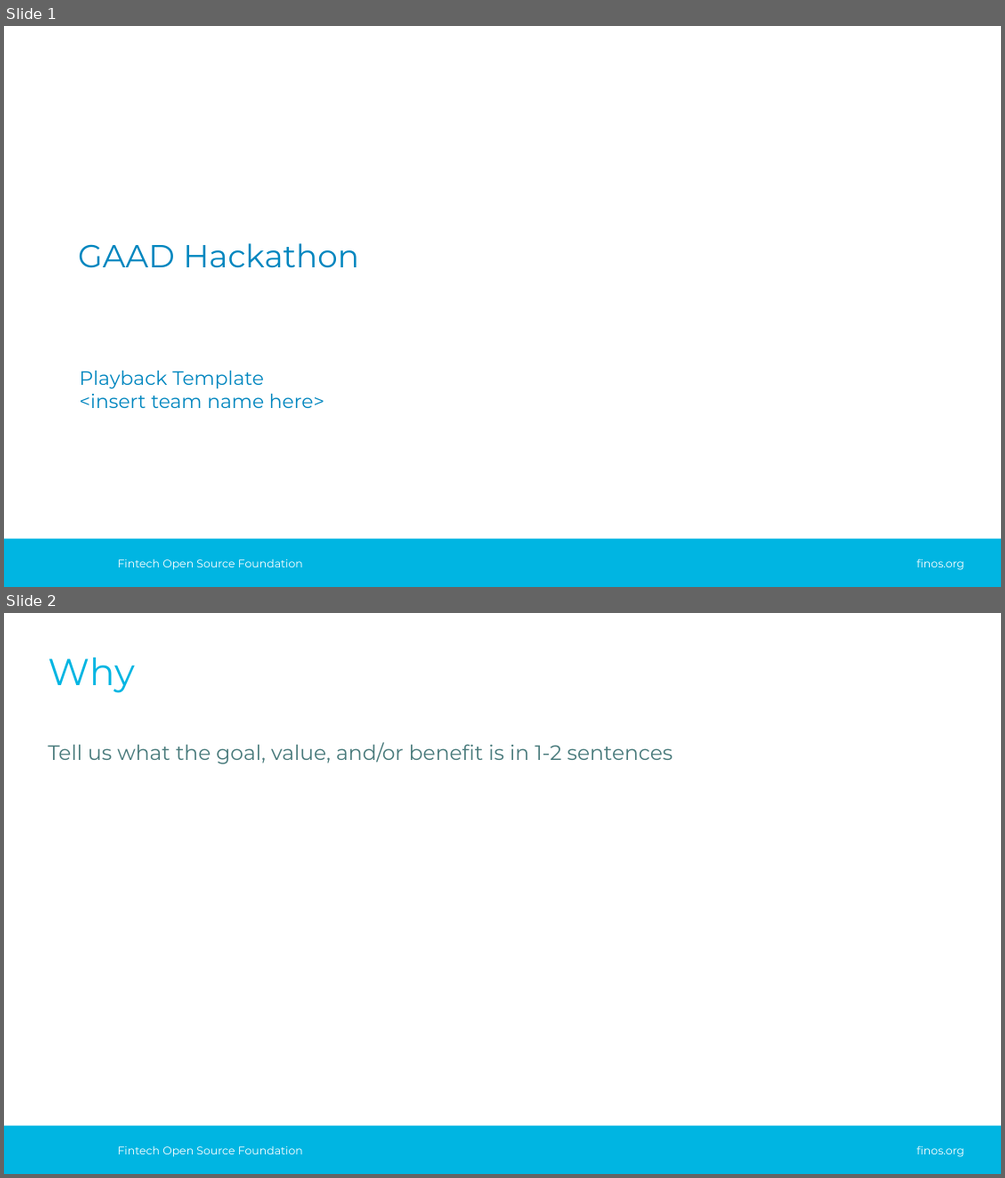
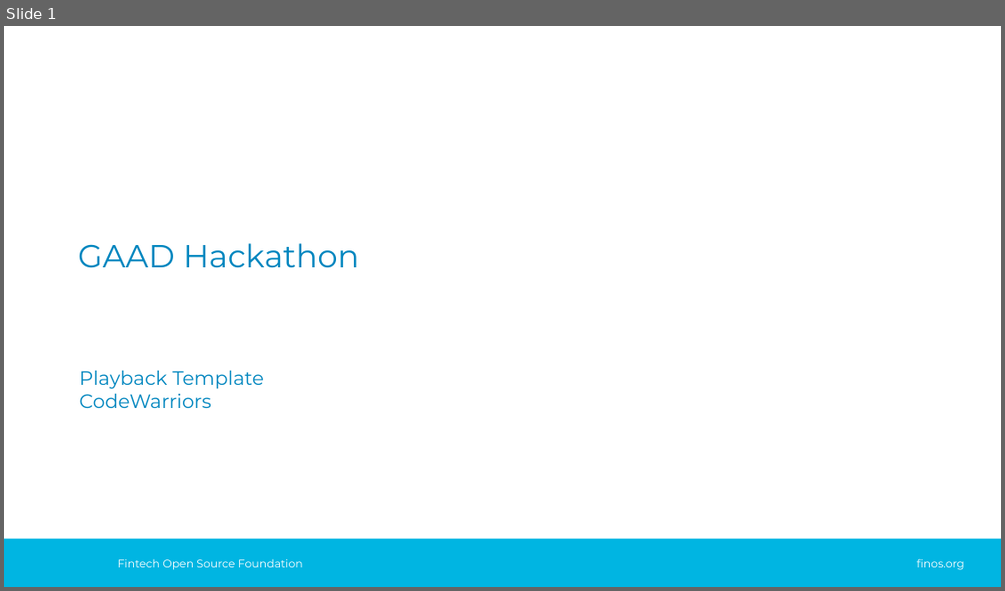
Before and after one commit to yaw-sid/CodeWarriors, a slide deck: hackproject/presentations/gaad-hackathon-playback-template.pptx. Shown one above the other, each under a label of ours: slides 1 and 2 before the commit, slide 1 after it. The pictures are 1005x1178 and 1005x591 pixels, drawn with LibreOffice and Linux fonts; fonts in the diff are those of the drawing; background and template pictures are left out. Boxes give left, top, right and bottom in pixels: in the first picture for what was removed or moved away, otherwise in the second. Text is boxed around its words. In the diff, an @@ line names an element or a change of style, - is before the commit and + after.

```diff
--- a/hackproject/presentations/gaad-hackathon-playback-template.pptx
+++ b/hackproject/presentations/gaad-hackathon-playback-template.pptx
@@ slide 2 removed at box(4, 613, 1001, 1174), background #FFFFFF; not listed: 3 template elements that a slide beside it also shows @@
@@ title removed at box(48, 657, 134, 693) @@
-Why
@@ text removed at box(48, 742, 673, 764) @@
-Tell us what the goal, value, and/or benefit is in 1-2 sentences
@@ slide 1 changed as well @@
@@ subtitle at box(80, 393, 211, 408): text changed @@
-<insert team name here>
+CodeWarriors
```
Also in this commit, not shown: 8 slides added, 7 other slides removed.
